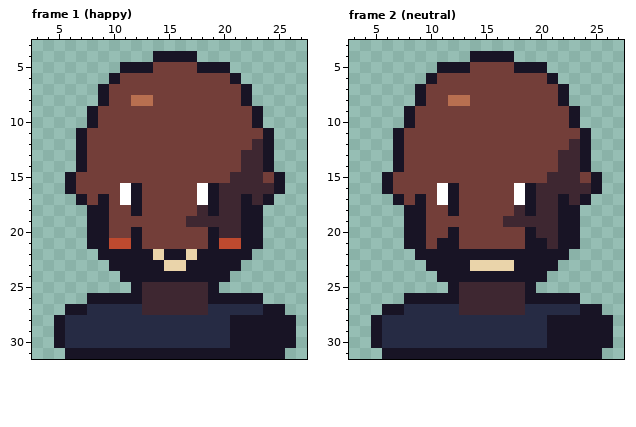
File history of a pixel-art file, art/owners/face-walker-ben.aseprite. The first picture shows the starting point.
32x32 pixels, 2 frames. Shown: frame 1 (happy): x 3..27, y 3..31; frame 2 (neutral): x 3..27, y 3..31.
Now the later version:
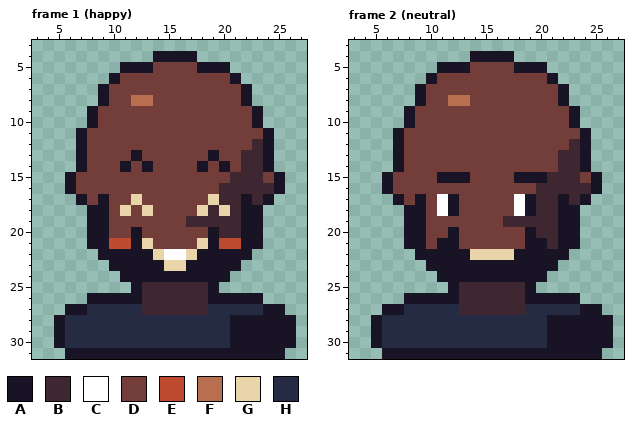
Palette (. is transparent): A #181425  B #3e2731  C #ffffff  D #733e39  E #be4a2f  F #b86f50  G #ead4aa  H #262b44
Diff:
Frame 1 (happy):
y 13: x 12 D -> A; x 19 D -> A
y 14: x 11 D -> A; x 13 D -> A; x 18 D -> A; x 20 D -> A
y 16: x 11..12 CA -> DD; x 18..19 CA -> DD
y 17: x 11..12 CA -> DG; x 18..19 CA -> DG
y 18: x 11..13 DAD -> GDG; x 18..20 BAB -> GBG
y 21: x 13 D -> G; x 18 D -> G
y 22: x 15..16 AA -> CC
Frame 2 (neutral):
y 15: x 11..13 DDD -> AAA; x 18..20 DDD -> AAA
y 16: x 11..12 CA -> DD; x 18..19 CA -> DD
y 18: x 11 D -> C; x 18 B -> C
y 22: x 14..17 AAAA -> GGGG
y 23: x 14..17 GGGG -> AAAA
Boxes around the changes in both pictures, in picture pixels (x1, y1, x2, y2):
changed: (120, 150, 230, 260)
changed: (437, 172, 547, 271)
